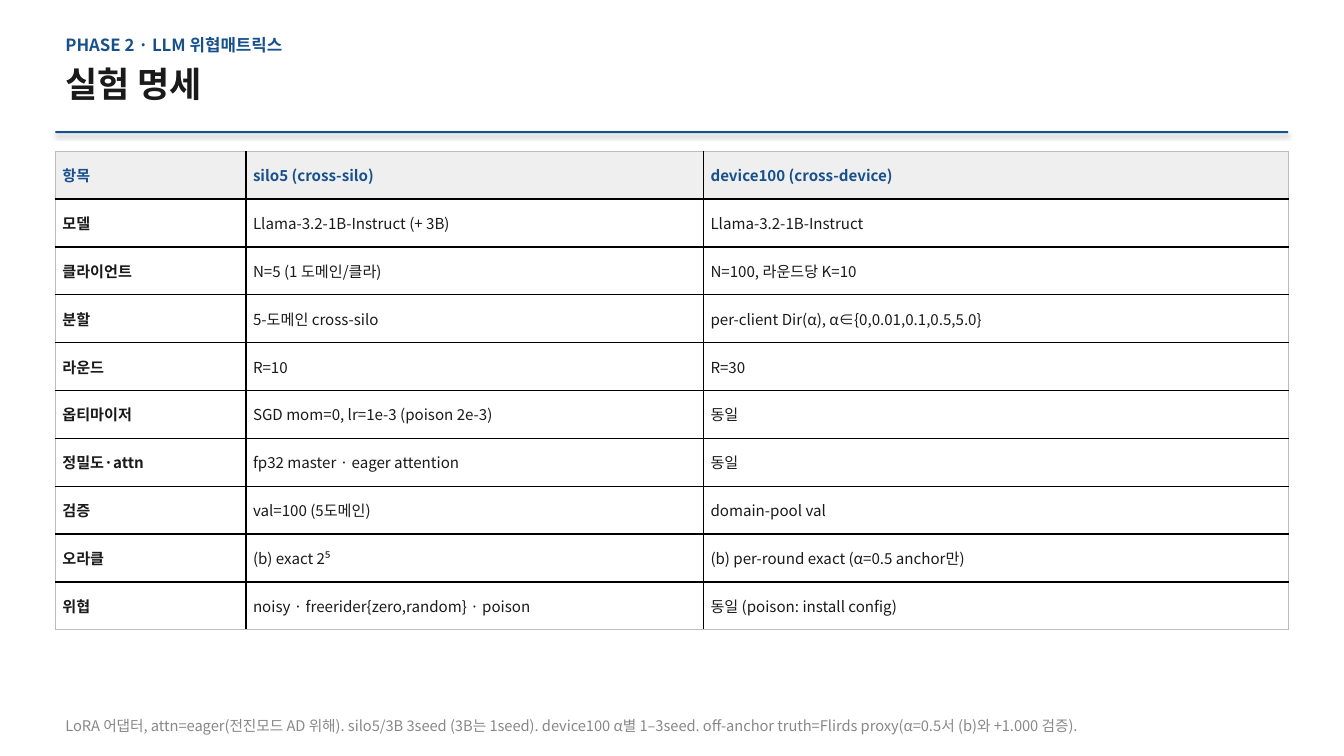
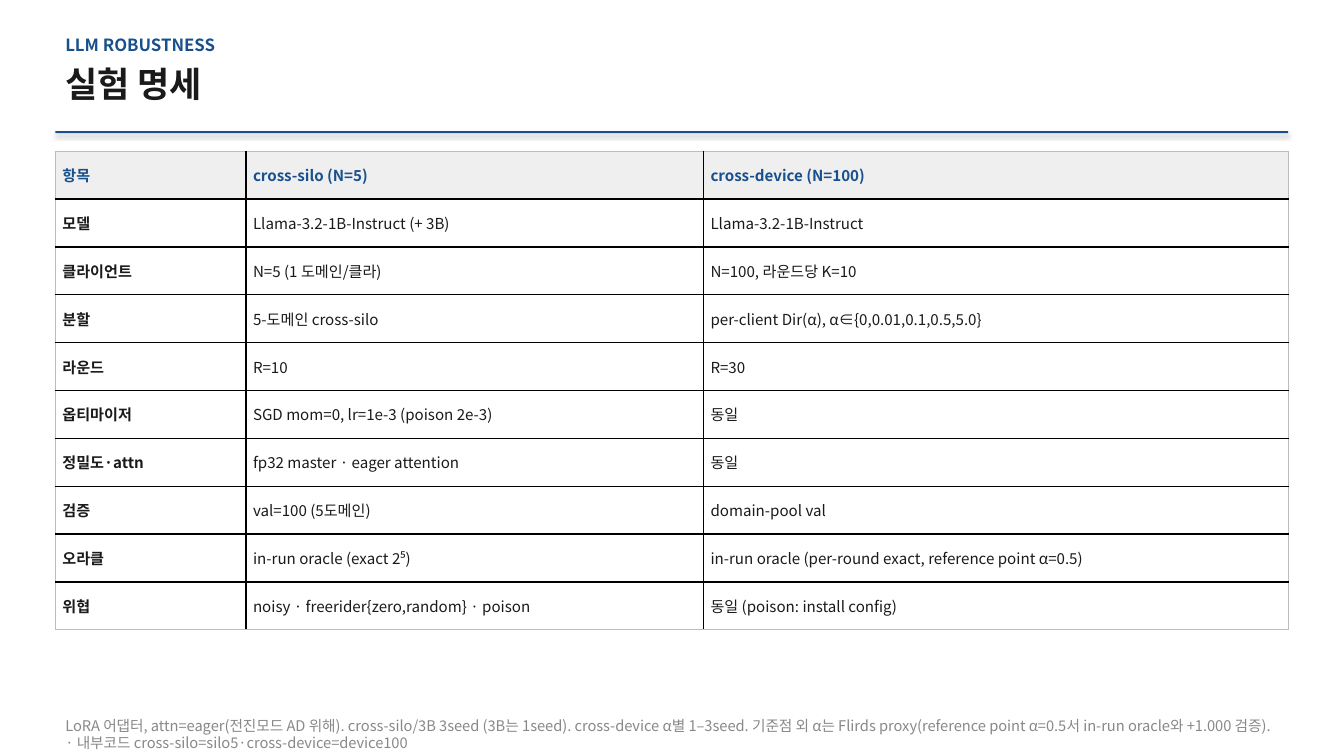
Before and after one commit to YongheeChoi/flirds, a slide deck: slide 9 of research-wiki/presentations/2026-06-results-report/flirds-results-2026-06.pptx. Drawn at 1344x756 pixels with LibreOffice and Linux fonts; fonts in the diff are those of the drawing. Boxes give left, top, right and bottom in pixels: in the first picture for what was removed or moved away, otherwise in the second. Text is boxed around its words. In the diff, an @@ line names an element or a change of style, - is before the commit and + after.

```diff
--- a/research-wiki/presentations/2026-06-results-report/flirds-results-2026-06.pptx
+++ b/research-wiki/presentations/2026-06-results-report/flirds-results-2026-06.pptx
@@ text at [65,38,215,52]: text changed @@
-PHASE 2 · LLM 위협매트릭스
+LLM ROBUSTNESS
@@ table at [55,151,1289,630] @@
-row 1, column 2: silo5 (cross-silo)
+row 1, column 2: cross-silo (N=5)
-row 1, column 3: device100 (cross-device)
+row 1, column 3: cross-device (N=100)
-row 9, column 2: (b) exact 2⁵
+row 9, column 2: in-run oracle (exact 2⁵)
-row 9, column 3: (b) per-round exact (α=0.5 anchor만)
+row 9, column 3: in-run oracle (per-round exact, reference point α=0.5)
@@ text at [65,719,1271,749]: text changed @@
-LoRA 어댑터, attn=eager(전진모드 AD 위해). silo5/3B 3seed (3B는 1seed). device100 α별 1–3seed. off-anchor truth=Flirds proxy(α=0.5서 (b)와 +1.000 검증).
+LoRA 어댑터, attn=eager(전진모드 AD 위해). cross-silo/3B 3seed (3B는 1seed). cross-device α별 1–3seed. 기준점 외 α는 Flirds proxy(reference point α=0.5서 in-run oracle와 +1.000 검증). · 내부코드 cross-silo=silo5·cross-device=device100
```
Also in this commit, not shown: 15 other slides changed, 18 other files.
